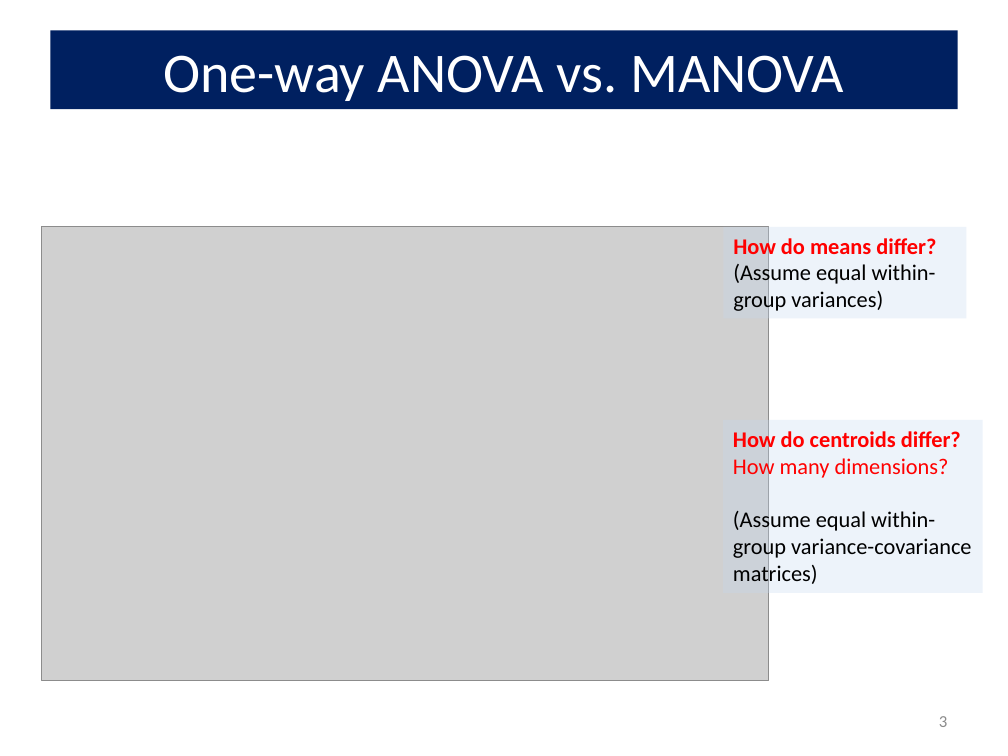
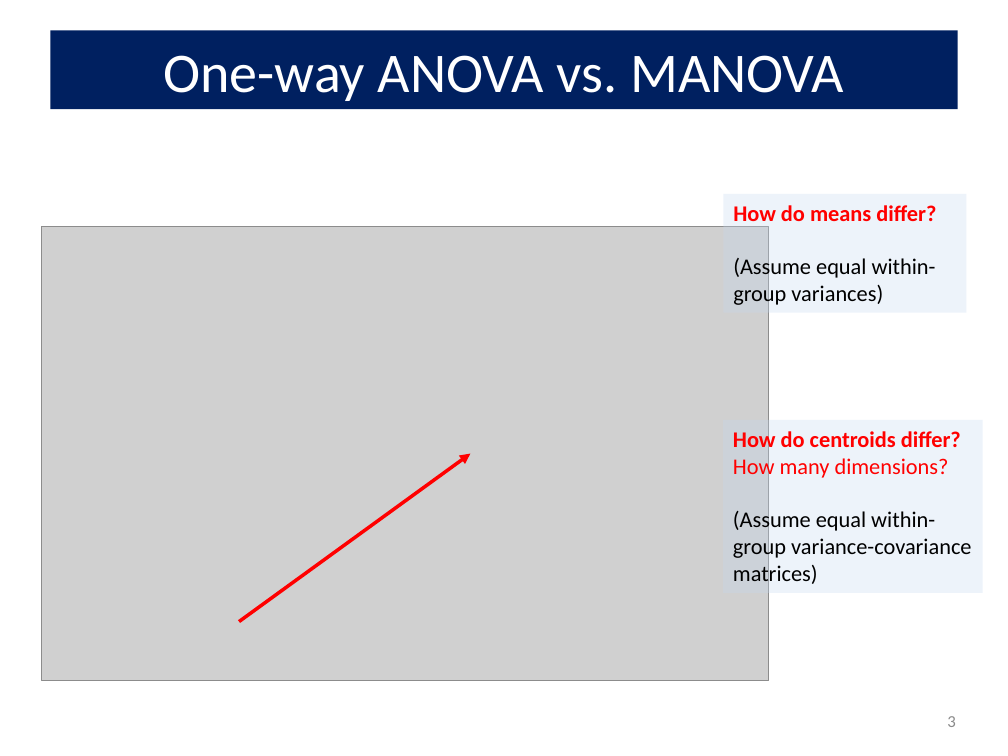
Before and after one commit to friendly/VisMLM-course, a slide deck: slide 3 of docs/lectures/lecture2.pptx. Drawn at 1008x756 pixels with LibreOffice and Linux fonts; fonts in the diff are those of the drawing; grey boxes stand for pictures. Boxes give left, top, right and bottom in pixels: in the first picture for what was removed or moved away, otherwise in the second. Text is boxed around its words. In the diff, an @@ line names an element or a change of style, - is before the commit and + after.

```diff
--- a/docs/lectures/lecture2.pptx
+++ b/docs/lectures/lecture2.pptx
@@ rectangle "How do means differ?": place and size @@
-rectangle "How do means differ?" at (724,227,967,319)
+rectangle "How do means differ?" at (724,194,967,312)
@@ arrow added from (239, 622) to (471, 454), #FF0000 2.5 pt @@
@@ page number: place and size @@
-page number at (939,716,947,727)
+page number at (947,716,955,727)
```
Also in this commit, not shown: 6 other slides changed, 22 other files.
